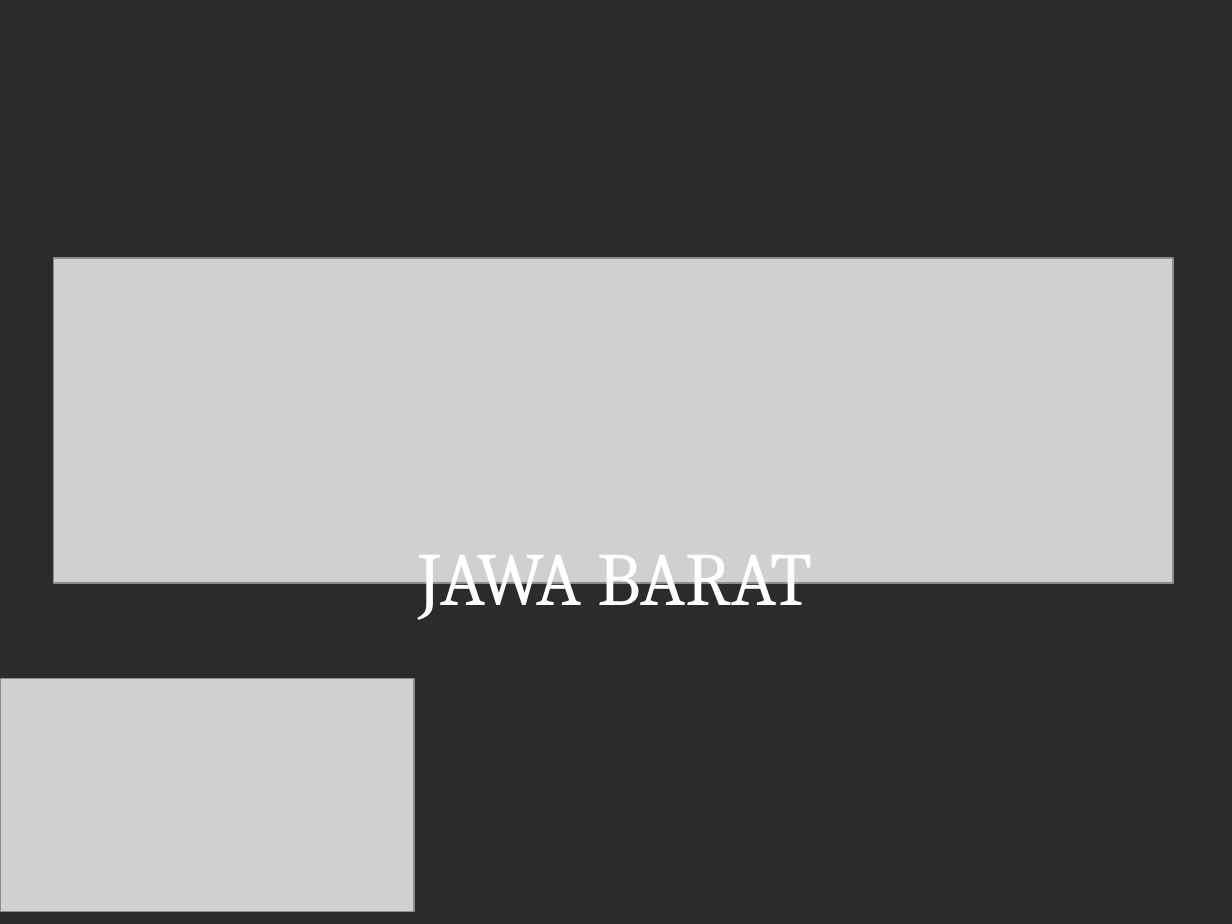
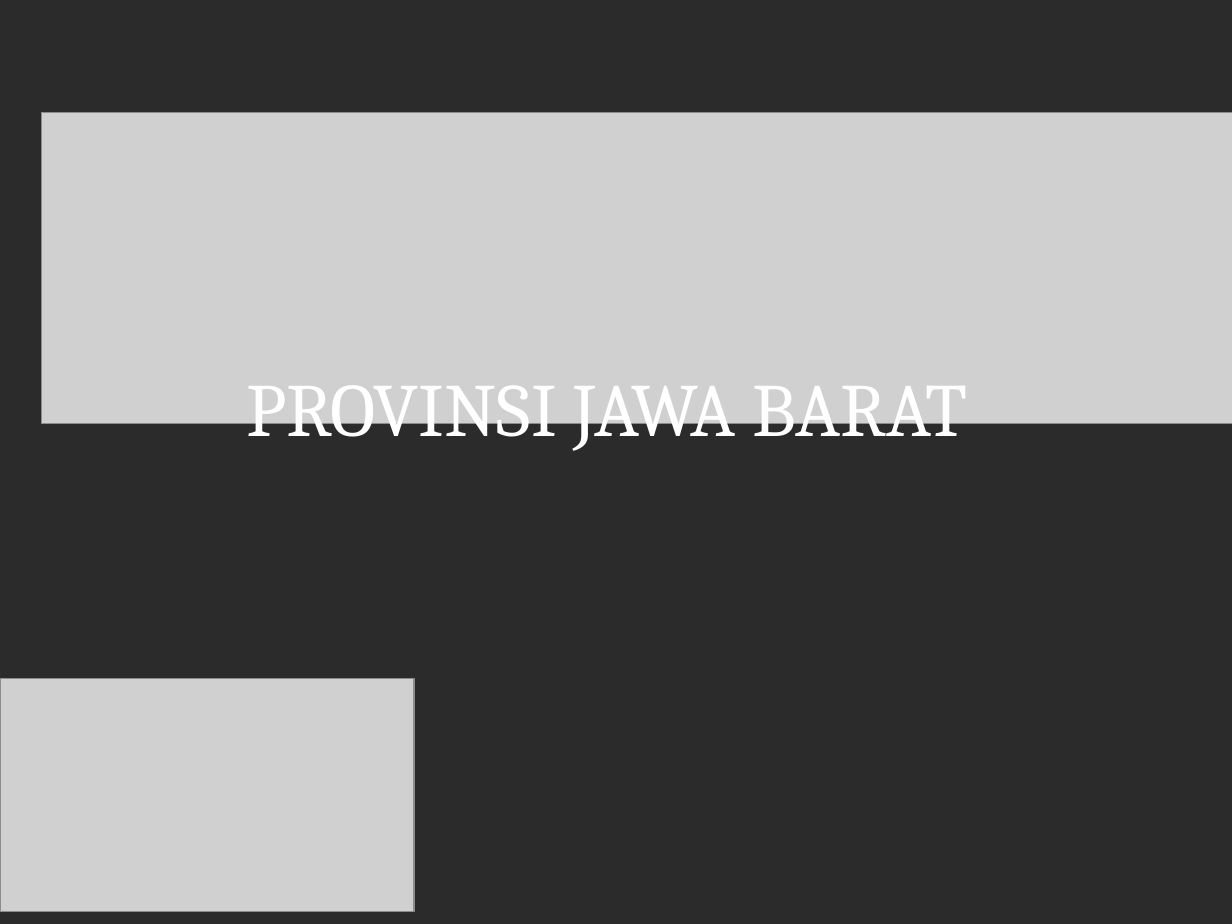
Before and after one commit to Ambar08/Ambar08.github.io, a slide deck: slide 1 of WISATA MASJID RAYA BANDUNG.ppt. Drawn at 1232x924 pixels with LibreOffice and Linux fonts; fonts in the diff are those of the drawing; grey boxes stand for pictures; background and template pictures are left out; a plain dark background stands for a picture behind light text. Boxes give left, top, right and bottom in pixels: in the first picture for what was removed or moved away, otherwise in the second. Text is boxed around its words. In the diff, an @@ line names an element or a change of style, - is before the commit and + after.

```diff
--- a/WISATA MASJID RAYA BANDUNG.ppt
+++ b/WISATA MASJID RAYA BANDUNG.ppt
@@ picture: place and size @@
-picture at <box>53,257,1173,583</box>
+picture at <box>42,112,1232,424</box>
@@ subtitle at <box>247,385,968,453</box>: text changed @@
-JAWA BARAT
+PROVINSI JAWA BARAT
```
Also in this commit, not shown: 3 other slides changed, 1 slide added, 1 other file.
